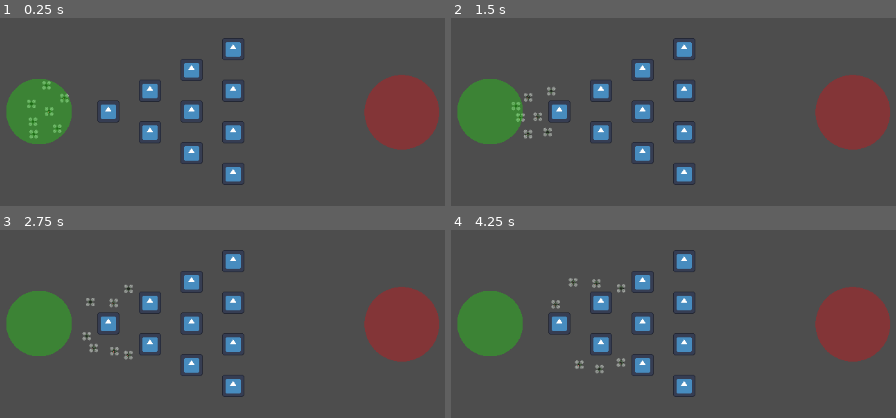
Above: before the commit, frames 1-4 (two rows, left to right).
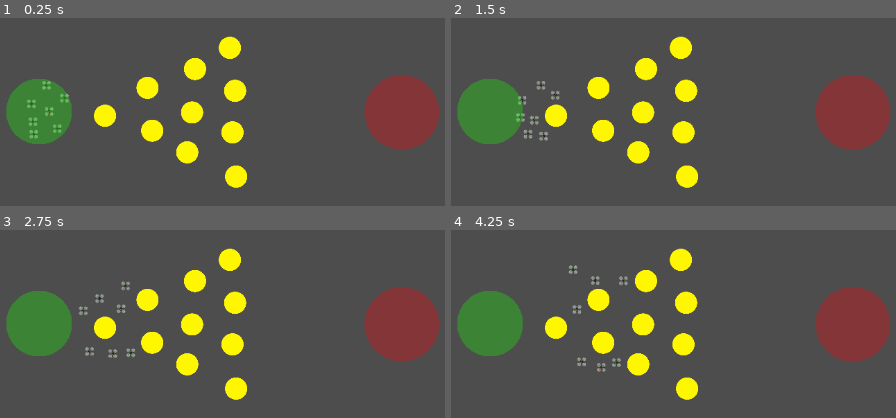
Above: after the commit, the same moments.

Repository: MRRP-lab/cluttered-navigation
Game: Godot game, scene res://scenes/field.tscn
The game is run twice, just before and just after one commit, with the same random seed, the same clock (stepped at 60 frames per second) and the same inputs. The engine's default icon, where the game draws it, is replaced by a stand-in: a white triangle on a blue panel in a dark square.
Inputs:
- Up to frame 1 (0.25 s): no input
- Up to frame 2 (1.5 s): tap Enter at 0.5 s
- Up to frame 3 (2.75 s): no input
- Up to frame 4 (4.25 s): no input

The runs differ from the first frame. In frame 1, 5.6% of the frame differs, in the area x 21-56%, y 9-91%; in frame 2, 6.2%; in frame 3, 6.4%, in the area x 17-56%, y 9-91%; in frame 4, 6.4%.

Commit message:
Add more obstacle generation parameters, add generation randomization

Diff:
--- a/pinko-drones/scenes/Initialize.gd
+++ b/pinko-drones/scenes/Initialize.gd
@@ -2,19 +2,25 @@
 class_name Swarm_Sim
 
 
+@export_group("Obstacle Generation")
 @export var obstacle_shape := "triangle"  ## Shape of the obstacle field, either 'triangle' or 'rectangle'
 @export var obstacle_width := 4  ## Number of obstacles along the y-axis of the field. If triangular, the width of the base
 @export var obstacle_depth := 4  ## Number of obstacles along the x-axis of the field. If triangular, this is ignored
 @export var obstacle_spacing := 60  ## Spacing in pixels between obstacles
-@export_range(0, 100, 1, "suffix:%") var obstacle_randomization: int  ## Degree of randomization. Higher value -> larger randomization offset
+@export_range(0, 100, 1, "suffix:%") var obstacle_randomization: float  ## Degree of randomization. Higher value -> larger randomization offset
+@export var obstacle_scale := 1.0
 
+@export_group("Drone Properties")
 @export var droneNum: int
+@export_range(1, 180, 1, "suffix:°") var Minimum_Angle: float
 
-@export_range(1, 180, 1, "suffix:°") var Minimum_Angle: float
+@export_group("Nodes")
 @export var start: Node2D
 @export var end: Node2D
 @export var obstacles: Node2D
 @export var drones: Node2D
+
+const OBSTACLE_SIZE = 32
 
 # Optionally initialize the board.
 func _ready() -> void:
@@ -53,6 +59,13 @@
 
 			new_obstacle.position.x = start_point.x + (row * obstacle_spacing)
 			new_obstacle.position.y = start_point.y + (col * obstacle_spacing) - (row * obstacle_spacing / 2)
+			new_obstacle.apply_scale(Vector2(obstacle_scale, obstacle_scale))
+
+			# Randomize the position:
+			var max_rand_offset = ((obstacle_spacing / 2) - (obstacle_scale * OBSTACLE_SIZE) / 2) * (obstacle_randomization / 100)
+			var rand_vector = Vector2(max_rand_offset * randf_range(-1, 1), max_rand_offset * randf_range(-1, 1))
+			new_obstacle.position += rand_vector
+
 			obstacles.add_child(new_obstacle)
 
 ## Generates obstacles in a rectangular plinko formation
@@ -72,4 +85,11 @@
 
 			new_obstacle.position.x = start_point.x + (row * obstacle_spacing)
 			new_obstacle.position.y = start_point.y + (col * obstacle_spacing) - (width * obstacle_spacing) / 2 + (obstacle_spacing / 2)
+			new_obstacle.apply_scale(Vector2(obstacle_scale, obstacle_scale))
+
+			# Randomize the position:
+			var max_rand_offset = ((obstacle_spacing / 2) - (obstacle_scale * OBSTACLE_SIZE) / 2) * (obstacle_randomization / 100)
+			var rand_vector = Vector2(max_rand_offset * randf_range(-1, 1), max_rand_offset * randf_range(-1, 1))
+			new_obstacle.position += rand_vector
+
 			obstacles.add_child(new_obstacle)
--- a/pinko-drones/scenes/field.tscn
+++ b/pinko-drones/scenes/field.tscn
@@ -13,6 +13,7 @@
 
 [node name="Simulator" type="Node2D" node_paths=PackedStringArray("start", "end", "obstacles", "drones")]
 script = ExtResource("1_pn4dk")
+obstacle_randomization = 50.0
 droneNum = 7
 start = NodePath("Start")
 end = NodePath("End")
--- a/pinko-drones/scenes/obstacle.tscn
+++ b/pinko-drones/scenes/obstacle.tscn
@@ -1,6 +1,6 @@
 [gd_scene load_steps=3 format=3 uid="uid://c8de5rbrn437a"]
 
-[ext_resource type="Texture2D" uid="uid://bsrmcrb88xljq" path="res://assets/icon.svg" id="1_6vpyx"]
+[ext_resource type="Texture2D" uid="uid://bccs34sv4o4db" path="res://assets/yellow.png" id="1_xfep7"]
 
 [sub_resource type="CircleShape2D" id="CircleShape2D_vjriw"]
 radius = 19.0
@@ -12,4 +12,4 @@
 
 [node name="Sprite2D" type="Sprite2D" parent="."]
 scale = Vector2(0.25, 0.25)
-texture = ExtResource("1_6vpyx")
+texture = ExtResource("1_xfep7")
Binary file added: pinko-drones/assets/yellow.png
Not shown, added: pinko-drones/assets/yellow.png.import
